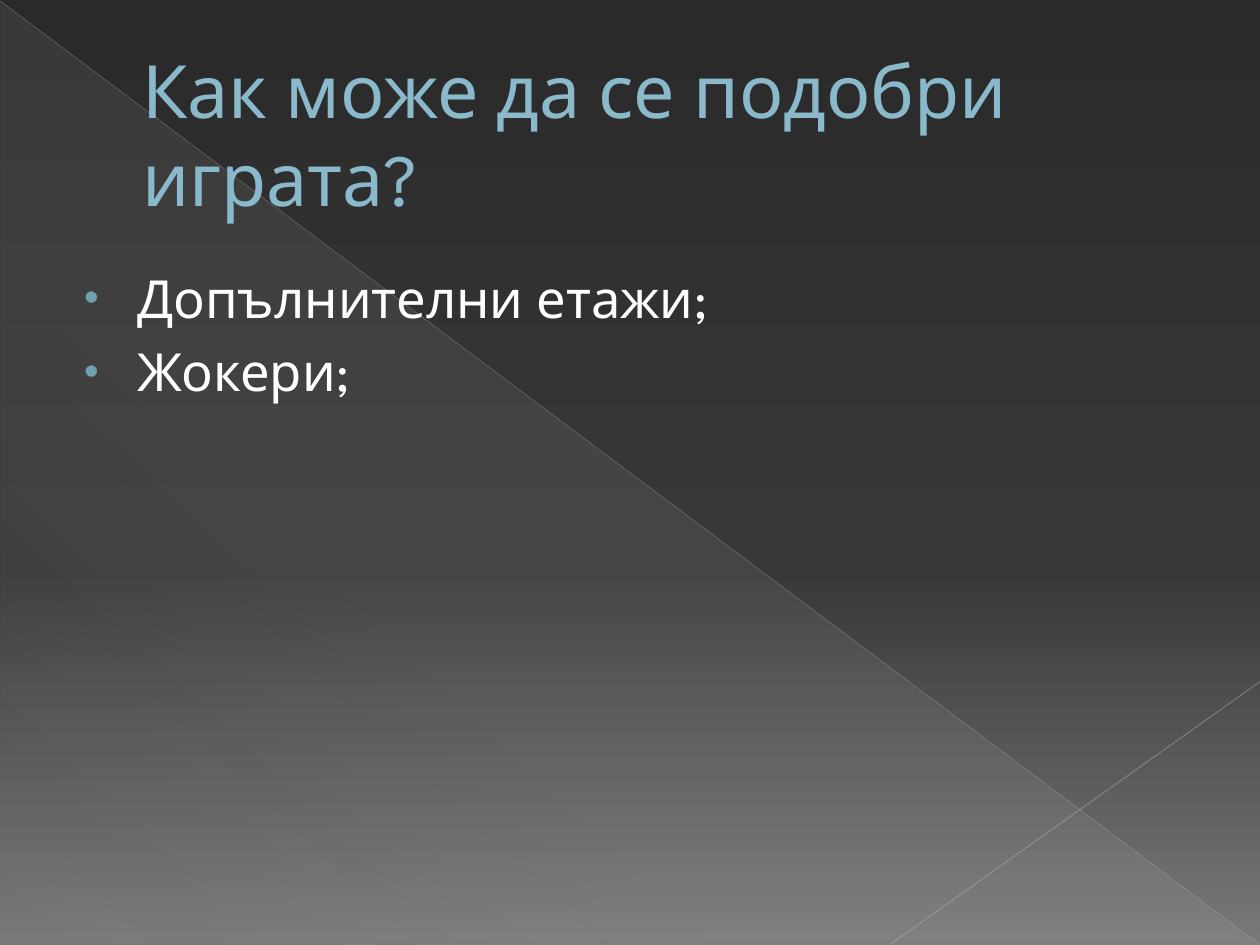
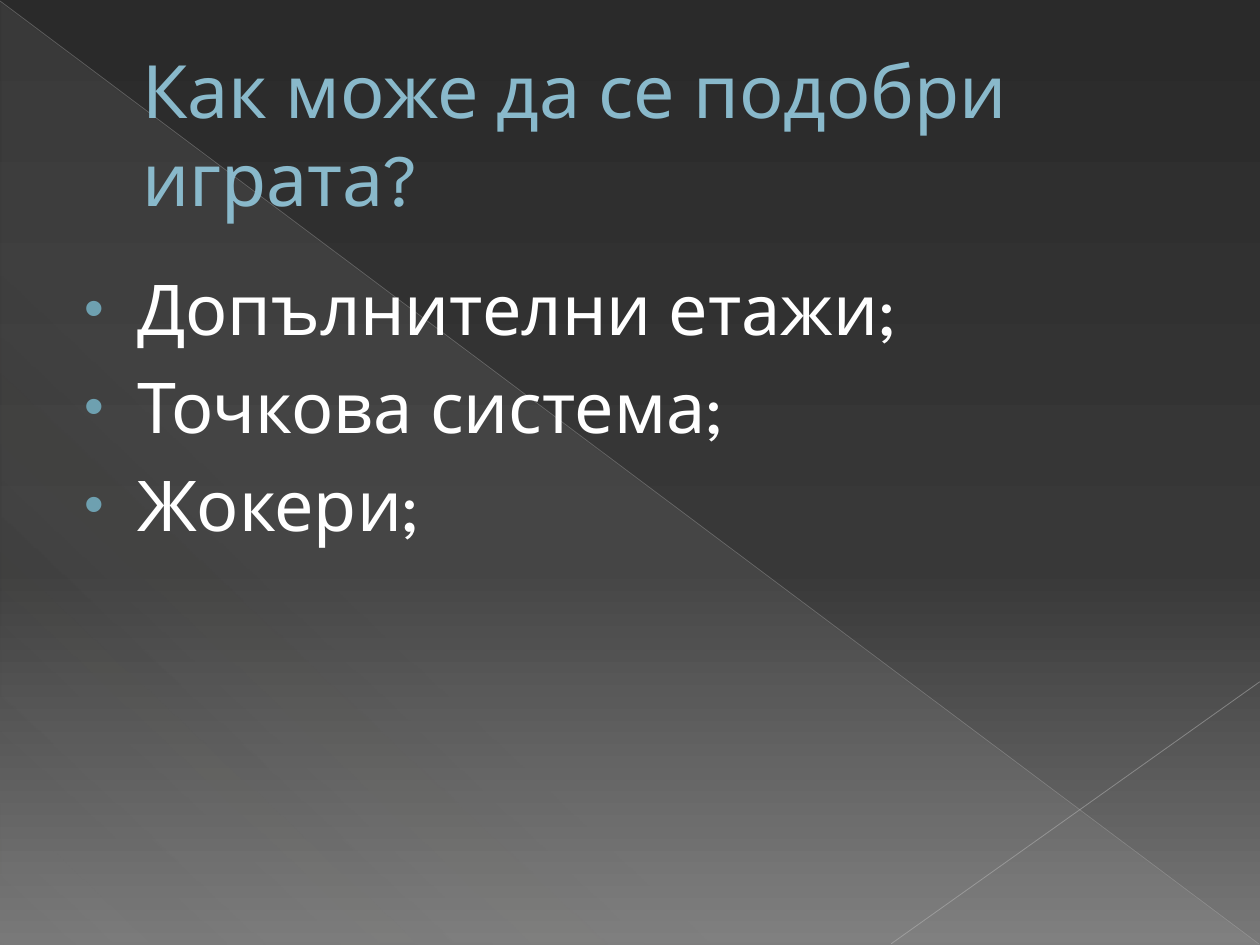
Before and after one commit to aon4o/HackTUES-365, a slide deck: slide 6 of Presentation.pptx. Drawn at 1260x945 pixels with LibreOffice and Linux fonts; fonts in the diff are those of the drawing. Boxes give left, top, right and bottom in pixels: in the first picture for what was removed or moved away, otherwise in the second. Text is boxed around its words. In the diff, an @@ line names an element or a change of style, - is before the commit and + after.

```diff
--- a/Presentation.pptx
+++ b/Presentation.pptx
@@ text at <box>137,285,879,548</box>: size 30 to 40 pt in "Допълнителни етажи;", "Жокери;"; more space between paragraphs @@
@@ text at <box>137,383,705,434</box>: paragraph added @@
+• Точкова система;
```
Also in this commit, not shown: 4 other slides changed.
